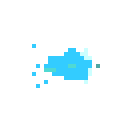
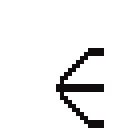
Layer changes from the first 128 × 128 image to the second:
painted on "Layer 0" over [32, 44, 104, 128]
